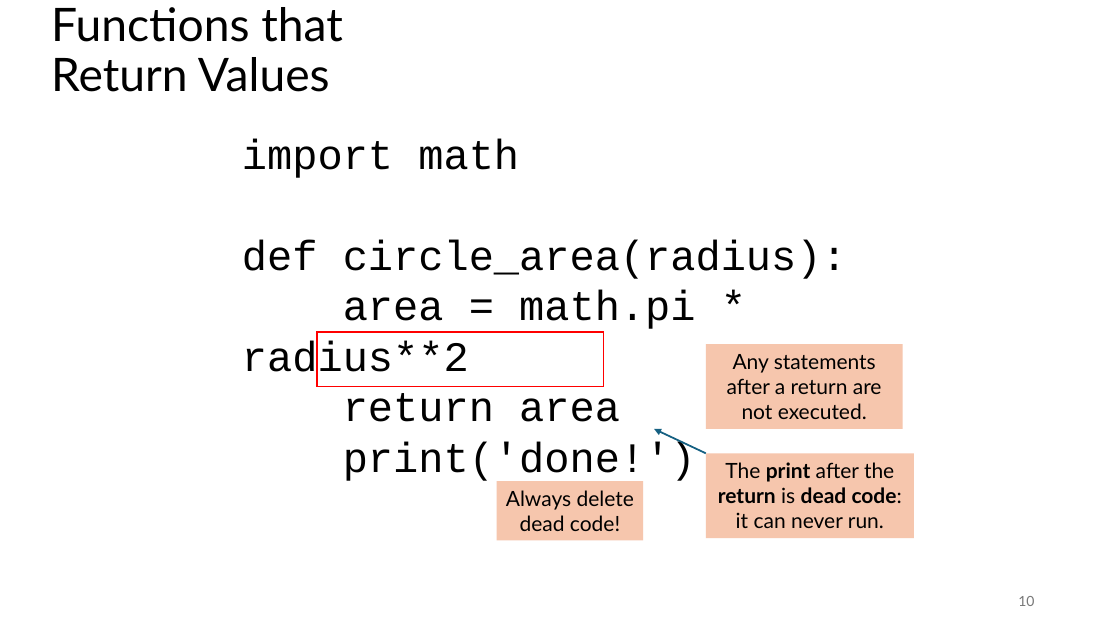
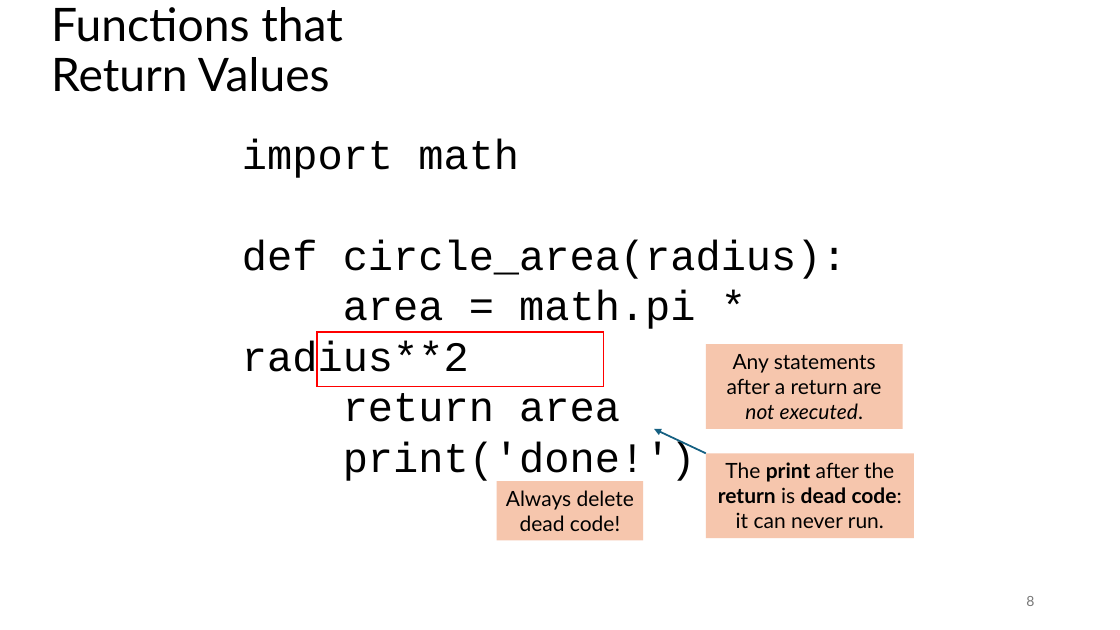
Before and after one commit to tjd1234/cmpt120fall2024, a slide deck: slide 8 of lecture_notes/chapter6/chapter6.pptx (slide 10 before the commit). Drawn at 1120x630 pixels with LibreOffice and Linux fonts; fonts in the diff are those of the drawing. Boxes give left, top, right and bottom in pixels: in the first picture for what was removed or moved away, otherwise in the second. Text is boxed around its words. In the diff, an @@ line names an element or a change of style, - is before the commit and + after.

```diff
--- a/lecture_notes/chapter6/chapter6.pptx
+++ b/lecture_notes/chapter6/chapter6.pptx
@@ rectangle "Any statements after a return ..." at bbox=[706, 344, 902, 429]: italic on in "not executed." @@
@@ page number at bbox=[1026, 596, 1034, 606]: text changed @@
-10
+8
```
Also in this commit, not shown: 10 other slides changed, 48 slides added, 2 slides removed, 1 other file.
